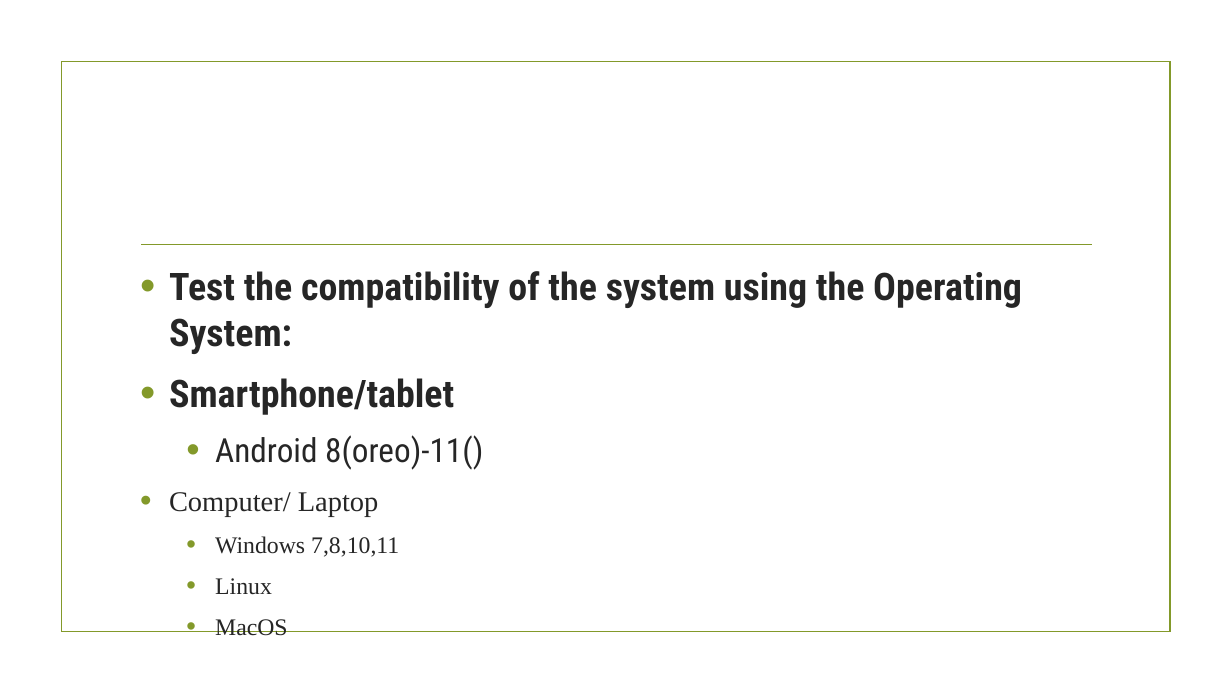
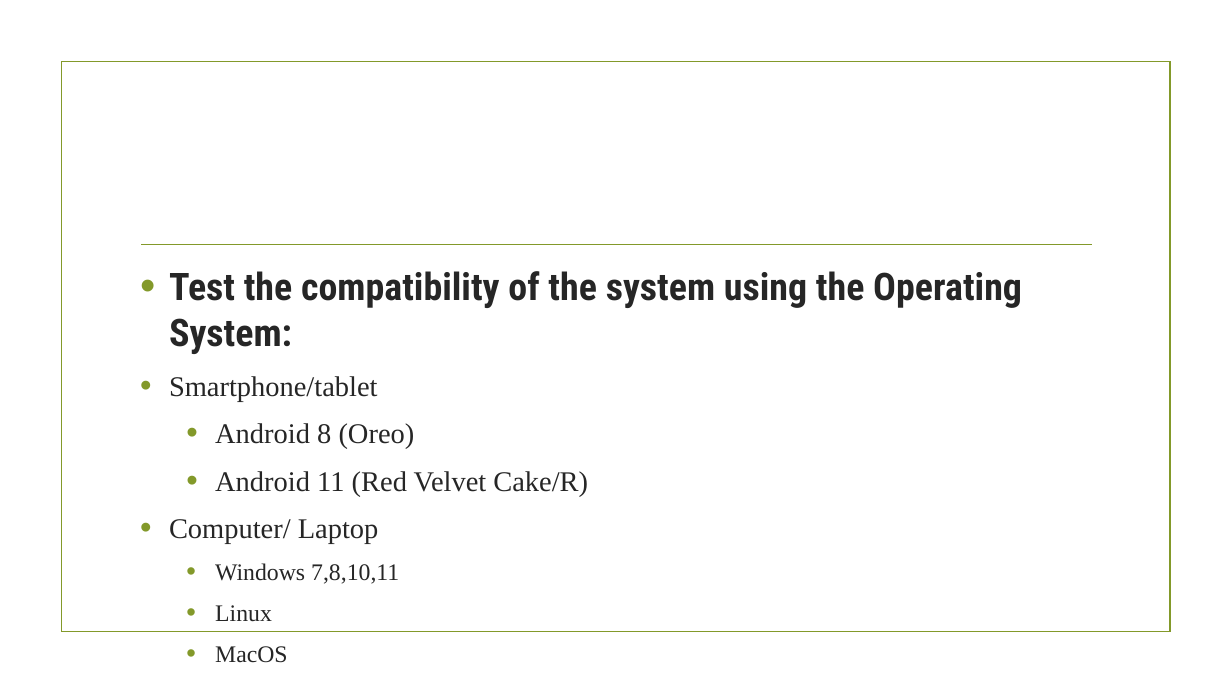
Before and after one commit to taongnyebe/BSCS-3-Profiling-System, a slide deck: slide 6 of Documentations/kath/Presentation-of-chapter-1.pptx. Drawn at 1232x693 pixels with LibreOffice and Linux fonts; fonts in the diff are those of the drawing; background and template pictures are left out. Boxes give left, top, right and bottom in pixels: in the first picture for what was removed or moved away, otherwise in the second. Text is boxed around its words. In the diff, an @@ line names an element or a change of style, - is before the commit and + after.

```diff
--- a/Documentations/kath/Presentation-of-chapter-1.pptx
+++ b/Documentations/kath/Presentation-of-chapter-1.pptx
@@ text at <box>169,376,378,402</box>: size 29.6 to 22.2 pt, font Roboto Condensed to Times New Roman, bold off in "Smartphone/tablet"; less space between paragraphs @@
@@ text at <box>215,423,588,497</box>: text changed; size 25.9 to 22.2 pt; font Roboto Condensed to Times New Roman @@
-  • Android 8(oreo)-11()
+  • Android 8 (Oreo)
+  • Android 11 (Red Velvet Cake/R)
```
Also in this commit, not shown: 5 other slides changed, 24 other files.
